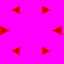
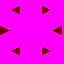
Layers edited between the first and the second w=64, h=64 image:
painted on "Cursor" over 0, 6, 62, 55
